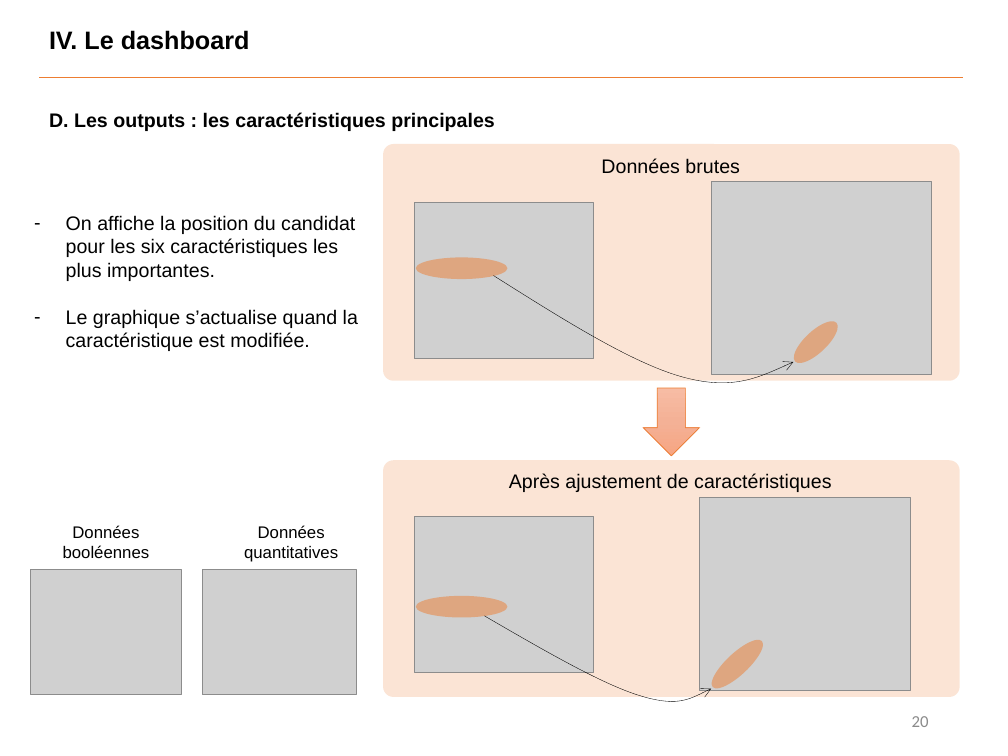
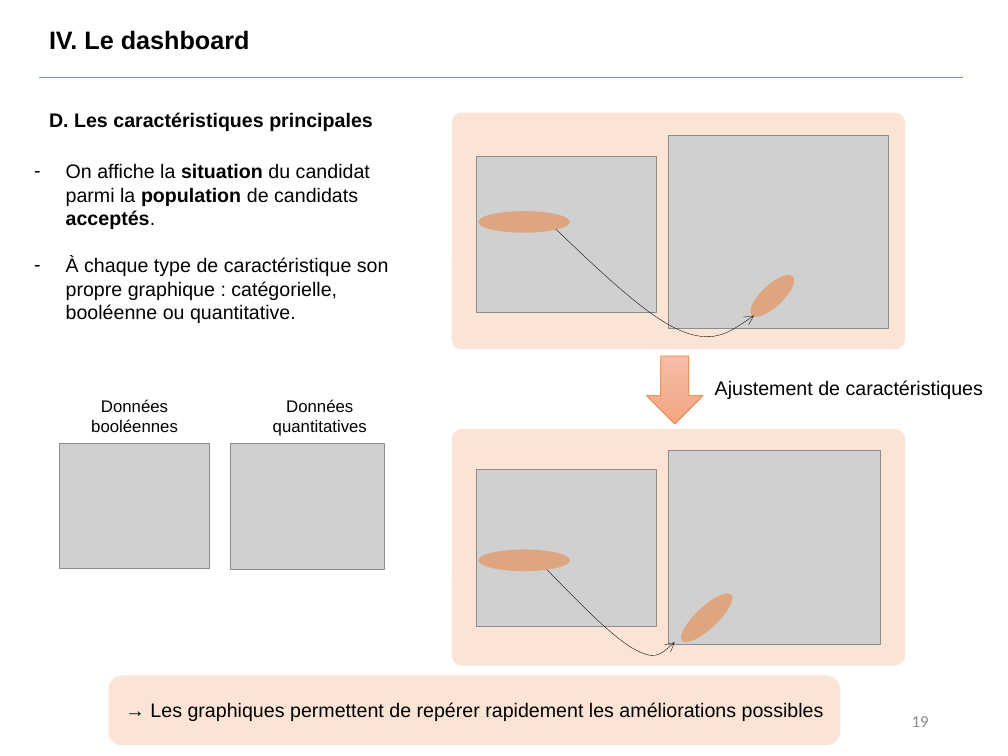
Before and after one commit to Benoit-78/P7_credit_loan_scoring_model, a slide deck: slide 19 of soutenance/P7_soutenance.pptx (slide 20 before the commit). Drawn at 1008x756 pixels with LibreOffice and Linux fonts; fonts in the diff are those of the drawing; grey boxes stand for pictures. Boxes give left, top, right and bottom in pixels: in the first picture for what was removed or moved away, otherwise in the second. Text is boxed around its words. In the diff, an @@ line names an element or a change of style, - is before the commit and + after.

```diff
--- a/soutenance/P7_soutenance.pptx
+++ b/soutenance/P7_soutenance.pptx
@@ text at box(49, 112, 373, 131): text changed @@
-D. Les outputs : les caractéristiques principales
+D. Les caractéristiques principales
@@ rounded rectangle: place and size @@
-rounded rectangle at box(383, 144, 960, 381)
+rounded rectangle at box(452, 113, 905, 350)
@@ picture: place and size @@
-picture at box(712, 181, 931, 375)
+picture at box(668, 135, 888, 329)
@@ text at box(66, 163, 389, 323): text changed @@
-– On affiche la position du candidat pour les six caractéristiques les plus importantes.
-– Le graphique s’actualise quand la caractéristique est modifiée.
+– On affiche la situation du candidat parmi la population de candidats acceptés.
+– À chaque type de caractéristique son propre graphique : catégorielle, booléenne ou quantitative.
@@ picture: place and size @@
-picture at box(414, 203, 594, 359)
+picture at box(477, 156, 656, 312)
@@ text removed at box(601, 158, 740, 174) @@
-Données brutes
@@ ellipse: place and size @@
-ellipse at box(416, 257, 508, 278)
+ellipse at box(478, 211, 570, 232)
@@ freeform shape: place and size @@
-freeform shape at box(494, 275, 794, 382)
+freeform shape at box(555, 229, 753, 336)
@@ ellipse: place and size @@
-ellipse at box(788, 315, 843, 369)
+ellipse at box(744, 269, 800, 323)
@@ down arrow: place and size @@
-down arrow at box(643, 388, 700, 456)
+down arrow at box(647, 356, 704, 423)
@@ text at box(715, 380, 983, 399): text changed @@
-Après ajustement de caractéristiques
+Ajustement de caractéristiques
@@ 2 pictures, 2 texts: place and size @@
-2 pictures, 2 texts at box(30, 525, 357, 696)
+2 pictures, 2 texts at box(59, 399, 385, 570)
@@ rounded rectangle: place and size @@
-rounded rectangle at box(383, 461, 960, 698)
+rounded rectangle at box(452, 428, 905, 665)
@@ picture: place and size @@
-picture at box(414, 516, 594, 672)
+picture at box(477, 470, 656, 626)
@@ picture: place and size @@
-picture at box(700, 497, 911, 690)
+picture at box(668, 451, 880, 644)
@@ ellipse: place and size @@
-ellipse at box(416, 596, 508, 617)
+ellipse at box(478, 549, 570, 571)
@@ freeform shape: place and size @@
-freeform shape at box(485, 616, 712, 701)
+freeform shape at box(547, 570, 675, 654)
@@ ellipse: place and size @@
-ellipse at box(705, 633, 769, 695)
+ellipse at box(675, 587, 739, 648)
@@ rounded rectangle added at box(108, 675, 840, 745), fill #F8CBAD at 50% opacity @@
@@ text added at box(150, 702, 824, 721), 14 pt, text #000000 @@
+→ Les graphiques permettent de repérer rapidement les améliorations possibles
@@ page number at box(912, 716, 929, 727): text changed @@
-20
+19
```
Also in this commit, not shown: 19 other slides changed, 3 slides added, 2 slides removed, 1 other file.
